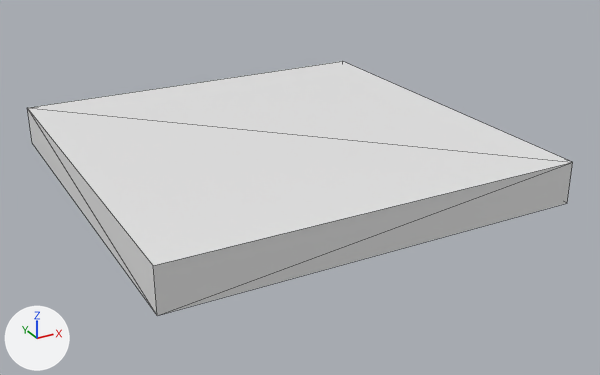
The glTF model Model3d/glb/C04-21246A.glb, before and after one commit.
Rendered twice from a camera (50 mm lens) standing at (-0.00111, -0.00353, 0.0023) and looking at (0.0015, 0.00122, -0.00007). Every picture has the same lights, and +X, +Y and +Z are marked at lower left. The older version comes first. Mesh edges are drawn as thin lines. Where no turn or scale is listed for an object, it has been applied to the vertices. Vertices at exactly the same position are counted once.

Names of what the first picture shows: 'OpenSCAD Model'.
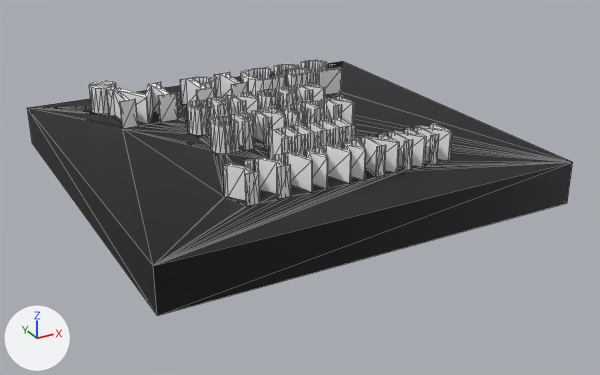
Patch to the scene script:
```diff
--- a/Model3d/glb/C04-21246A.glb.py
+++ b/Model3d/glb/C04-21246A.glb.py
@@ mat_color_2 @@
+mat_color_2 = principled_material('Color 2')
+mat_color_2.base_color = (1.0, 1.0, 1.0)  # white #ffffff
@@ mat_color_1 @@
+mat_color_1 = principled_material('Color 1')
+mat_color_1.base_color = (0.0, 0.0, 0.0)  # black #000000
@@ me_openscad_model @@
 # used by ob_openscad_model
-me_openscad_model.from_pydata(...)  # 8 vertices, 12 faces; spans x 0.0..0.00284, y 0.0..0.00284, z 0.0..0.00029
+me_openscad_model.from_pydata(...)  # 1504 vertices, 3004 faces; spans x 0.0..0.00284, y 0.0..0.00284, z 0.0..0.00049
+# me_openscad_model part 1: 1496 vertices added at x 0.00041..0.00233, y 0.0004..0.00261, z 0.00029..0.00049
+# me_openscad_model part 2: 10 faces spanning x 0.0..0.00284, y 0.0..0.00284, z 0.0..0.00029 switch from no material to mat_color_1 (black #000000)
+me_openscad_model.materials.append(mat_color_2)  # white #ffffff
```

Boxes (x1, y1, x2, y2) around the edits, measured in the pictures (600 x 375 px):
'OpenSCAD Model', reshaped
    before: (27, 61, 573, 316)
    after: (27, 60, 573, 316)
part 1 of me_openscad_model, added
    after: (28, 60, 572, 265)
part 2 of me_openscad_model, recoloured (white to black)
    both: (27, 108, 573, 316)
